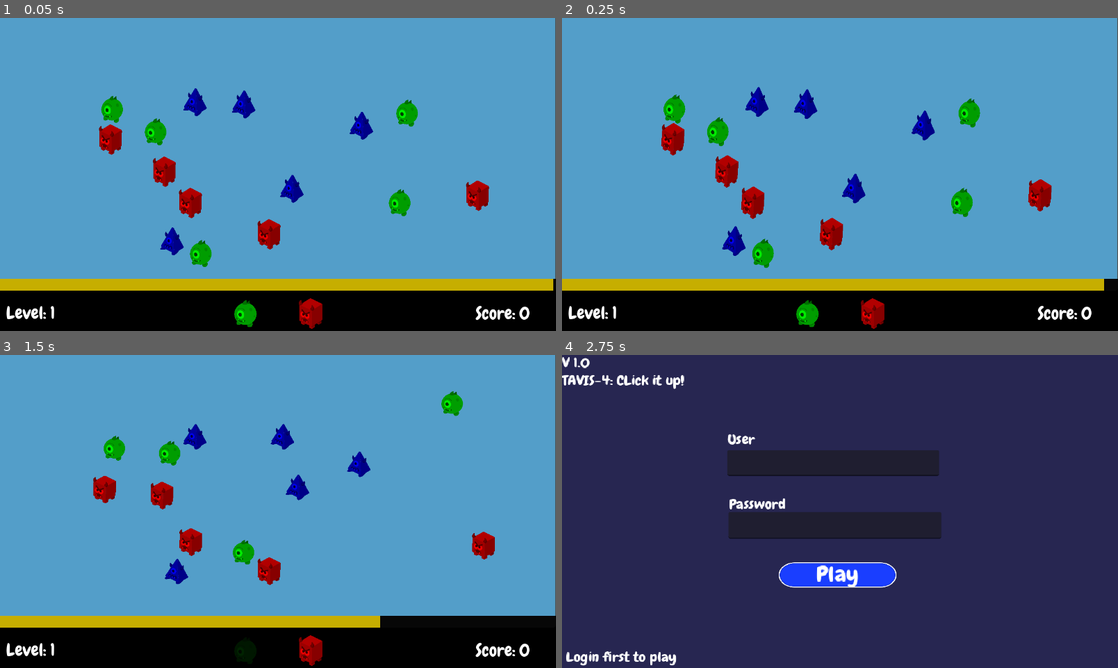
Above: before the commit, frames 1-4 (two rows, left to right).
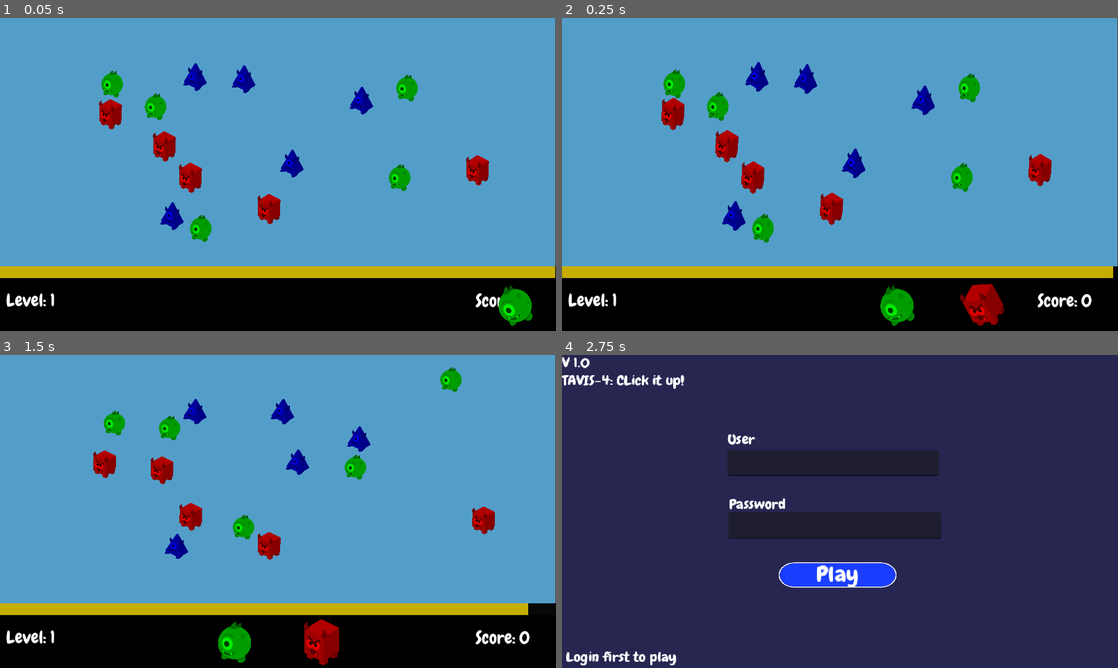
Above: after the commit, the same moments.

Repository: Hunter-Soft/Prototipo-MonstrosSA
Game: Godot game, scene res://Scenes/Level01Test.tscn
Two runs of this game, one before a commit and one after it. Both use one fixed random seed, a clock stepped at 60 frames per second and the inputs below. This scene is started directly instead of the project's main scene.
Inputs (mouse positions are in pixels of both pictures, inside the frame that each line leads up to):
- Up to frame 1 (0.05 s): no input
- Up to frame 2 (0.25 s): no input
- Up to frame 3 (1.5 s): tap Enter (ui_accept) at 0.5 s; drag from (111, 477) to (400, 539) at 0.52 s; drag from (355, 492) to (105, 486) at 1.27 s
- Up to frame 4 (2.75 s): move the mouse to (1045, 549) at 2.02 s; tap Tab (login) at 2.1 s; click (1045, 549) at 2.17 s

The runs differ from the first frame. In frame 1, 17% of the frame differs, in the area x 0-100%, y 14-100%; in frame 2, 18%; in frame 3, 15%; in frame 4, nothing differs.

Commit message:
V0.158: Adição da animação de chegada de pedido

Diff:
--- a/tavis_4_project/Objects/Prefabs/orderFlag.tscn
+++ b/tavis_4_project/Objects/Prefabs/orderFlag.tscn
@@ -1,6 +1,55 @@
 [gd_scene format=3 uid="uid://ctwkbkrod4ow4"]
 
-[node name="Sprite2D" type="AnimatedSprite2D" unique_id=1554634993]
-top_level = true
-z_index = 99
-scale = Vector2(0.25, 0.25)
+[ext_resource type="SpriteFrames" uid="uid://c0mlff8gqvqp1" path="res://Objects/Resources/Visuals/monster1.tres" id="1_yl5st"]
+
+[sub_resource type="Animation" id="Animation_odkxg"]
+resource_name = "Order_flags"
+tracks/0/type = "value"
+tracks/0/imported = false
+tracks/0/enabled = true
+tracks/0/path = NodePath("../AnimatedSprite2D:position")
+tracks/0/interp = 1
+tracks/0/loop_wrap = true
+tracks/0/keys = {
+"times": PackedFloat32Array(0, 1),
+"transitions": PackedFloat32Array(0.2253129, 0.55478436),
+"update": 0,
+"values": [Vector2(500, 0), Vector2(0, 0)]
+}
+tracks/1/type = "value"
+tracks/1/imported = false
+tracks/1/enabled = true
+tracks/1/path = NodePath("../AnimatedSprite2D:rotation")
+tracks/1/interp = 1
+tracks/1/loop_wrap = true
+tracks/1/keys = {
+"times": PackedFloat32Array(0, 0.7, 1),
+"transitions": PackedFloat32Array(4.0000005, 0.25, 1),
+"update": 0,
+"values": [-0.5061454830783556, 0.3490658503988659, 0.0]
+}
+
+[sub_resource type="Animation" id="Animation_yl5st"]
+length = 0.001
+
+[sub_resource type="AnimationLibrary" id="AnimationLibrary_ttr2w"]
+_data = {
+&"Enter_Scene": SubResource("Animation_odkxg"),
+&"RESET": SubResource("Animation_yl5st")
+}
+
+[node name="Flag" type="Node2D" unique_id=1165882046]
+z_index = 1
+scale = Vector2(0.75, 0.75)
+
+[node name="AnimatedSprite2D" type="AnimatedSprite2D" parent="." unique_id=2137421086]
+position = Vector2(500, 0)
+rotation = -0.5061455
+scale = Vector2(0.125, 0.125)
+sprite_frames = ExtResource("1_yl5st")
+animation = &"Idle"
+
+[node name="AnimationPlayer" type="AnimationPlayer" parent="." unique_id=23701552]
+root_node = NodePath("../AnimatedSprite2D")
+libraries/ = SubResource("AnimationLibrary_ttr2w")
+autoplay = &"Enter_Scene"
--- a/tavis_4_project/Objects/Prefabs/orderManager.gd
+++ b/tavis_4_project/Objects/Prefabs/orderManager.gd
@@ -10,7 +10,7 @@
 
 @export var order_size := 2
 @export var order_list: Array = []
-@export var offset := Vector2(150, 0)
+@export var offset := Vector2(100, 0)
 
 @onready var order_flag_scene: PackedScene = load("res://Objects/Prefabs/orderFlag.tscn")
 
@@ -21,9 +21,10 @@
 	game_manager.monster_data_ready.connect(randomizeOrder)
 	connect("right_monster_order", func():
 		if transparent_clicked_monsters:
-			for child: AnimatedSprite2D in get_children():
-				if child.modulate.a == 1:
-					child.modulate.a = 0.15
+			for child: Node2D in get_children():
+				var child_sprite: AnimatedSprite2D = child.get_child(0)
+				if child_sprite.modulate.a == 1:
+					child_sprite.modulate.a = 0.15
 					return
 		#pass
 	)
@@ -59,7 +60,8 @@
 	print("GERANDO BANDEIRAS")
 
 	for i in range(order_list.size()):
-		var new_flag: AnimatedSprite2D = order_flag_scene.instantiate()
+		var flag_scene: Node2D = order_flag_scene.instantiate()
+		var new_flag: AnimatedSprite2D = flag_scene.get_child(0)
 
 		new_flag.sprite_frames = monster_sprites[order_list[i]]
 
@@ -74,9 +76,12 @@
 				new_flag.modulate = Color.BLUE
 
 		new_flag.scale = Vector2(0.3, 0.3)
-		add_child(new_flag)
+		add_child(flag_scene)
 
 	sort_positions()
+	for flag in get_children():
+		var anim_player: AnimationPlayer = flag.get_child(1)
+		anim_player.play("Enter_Scene")
 
 
 func sort_positions() -> void:
--- a/tavis_4_project/Scenes/Level01Test.tscn
+++ b/tavis_4_project/Scenes/Level01Test.tscn
@@ -30,6 +30,7 @@
 font_size = 48
 
 [node name="Level01Test" type="Node2D" unique_id=872439788]
+position = Vector2(0, -29)
 script = ExtResource("1_anx0o")
 metadata/_edit_vertical_guides_ = [90.0]
 
@@ -54,30 +55,30 @@
 offset_right = 1278.0
 offset_bottom = 728.0
 color = Color(0.3254902, 0.61960787, 0.7882353, 1)
+metadata/_edit_use_anchors_ = true
 
 [node name="==DraggingManager==" type="Node2D" parent="." unique_id=491175797]
 script = ExtResource("1_klblu")
 
 [node name="SpawnerComponent" parent="." unique_id=1821356837 instance=ExtResource("1_3wvi2")]
 position = Vector2(27, 28)
-chance_to_dupe = 0.5
+chance_to_dupe = 0.8
 max_monsters = 15
 monsters_to_spawn = 15
 monster_pool_chance = Array[int]([60, 15, 30])
 
 [node name="OrderManager" parent="." unique_id=264940256 instance=ExtResource("6_5ad2a")]
-position = Vector2(640, 624)
+position = Vector2(-640, -670)
 scale = Vector2(2, 2)
 monster_sprites = Array[SpriteFrames]([ExtResource("9_aiu3w"), ExtResource("10_iq8n3"), ExtResource("11_7jxfu")])
 
 [node name="CanvasLayer" type="CanvasLayer" parent="." unique_id=287268522]
 script = ExtResource("9_gmkrs")
-damage_per_tick = 3
 
 [node name="TimeBar" type="ProgressBar" parent="CanvasLayer" unique_id=1381270529]
-offset_top = 600.0
+offset_top = 571.0
 offset_right = 1280.0
-offset_bottom = 627.0
+offset_bottom = 598.0
 theme_override_styles/fill = SubResource("StyleBoxFlat_d0xu6")
 value = 100.0
 show_percentage = false
@@ -103,9 +104,10 @@
 
 [node name="ColorRect" type="ColorRect" parent="." unique_id=615218256]
 offset_top = 600.0
-offset_right = 1280.0
-offset_bottom = 741.0
+offset_right = 1288.885
+offset_bottom = 756.52
 color = Color(0, 0, 0, 1)
+metadata/_edit_use_anchors_ = true
 
 [node name="Level" type="Label" parent="." unique_id=1824954970]
 offset_left = 14.0
@@ -115,6 +117,7 @@
 theme_override_fonts/font = ExtResource("15_s1wt5")
 theme_override_font_sizes/font_size = 40
 text = "Level: 1"
+metadata/_edit_use_anchors_ = true
 
 [node name="Score" type="Label" parent="." unique_id=1940151498]
 offset_left = 1095.0
@@ -124,10 +127,13 @@
 theme_override_fonts/font = ExtResource("15_s1wt5")
 theme_override_font_sizes/font_size = 40
 text = "Score: 0"
+metadata/_edit_use_anchors_ = true
 
 [node name="Game_Over" type="CanvasLayer" parent="." unique_id=469819052]
 layer = 2
 visible = false
+offset = Vector2(0, -23.88)
+transform = Transform2D(1, 0, 0, 1, 0, -23.88)
 
 [node name="Button" type="Button" parent="Game_Over" unique_id=1698365833]
 anchors_preset = 15
@@ -165,6 +171,7 @@
 offset_top = 396.963
 offset_right = 732.0
 offset_bottom = 439.963
+flat = true
 
 [node name="play button" type="Sprite2D" parent="Game_Over/Button2" unique_id=692436471]
 position = Vector2(92.90112, 20.676514)
--- a/tavis_4_project/project.godot
+++ b/tavis_4_project/project.godot
@@ -24,7 +24,7 @@
 
 window/size/viewport_width=1280
 window/size/viewport_height=720
-window/size/mode=2
+window/size/mode=3
 window/stretch/mode="viewport"
 
 [global_group]
